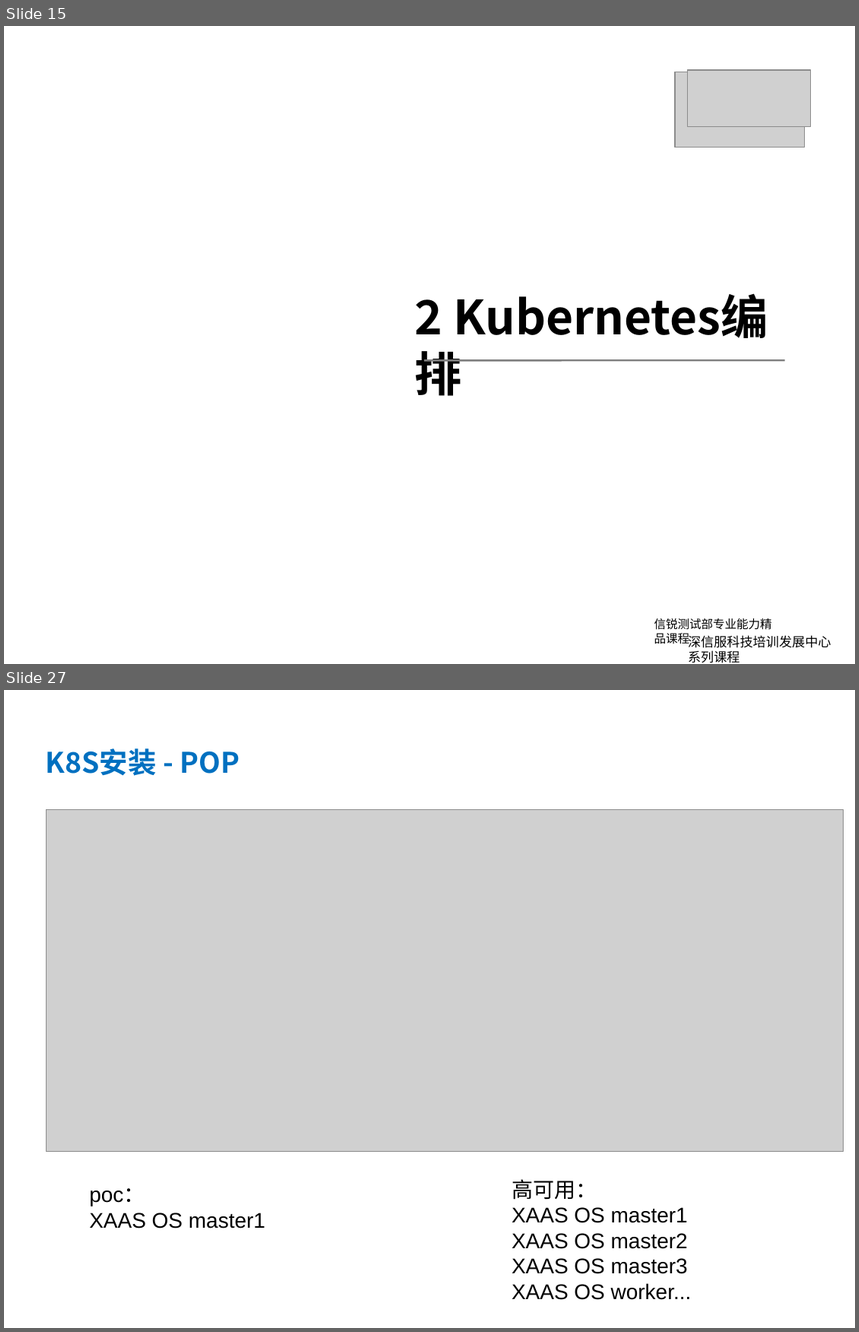
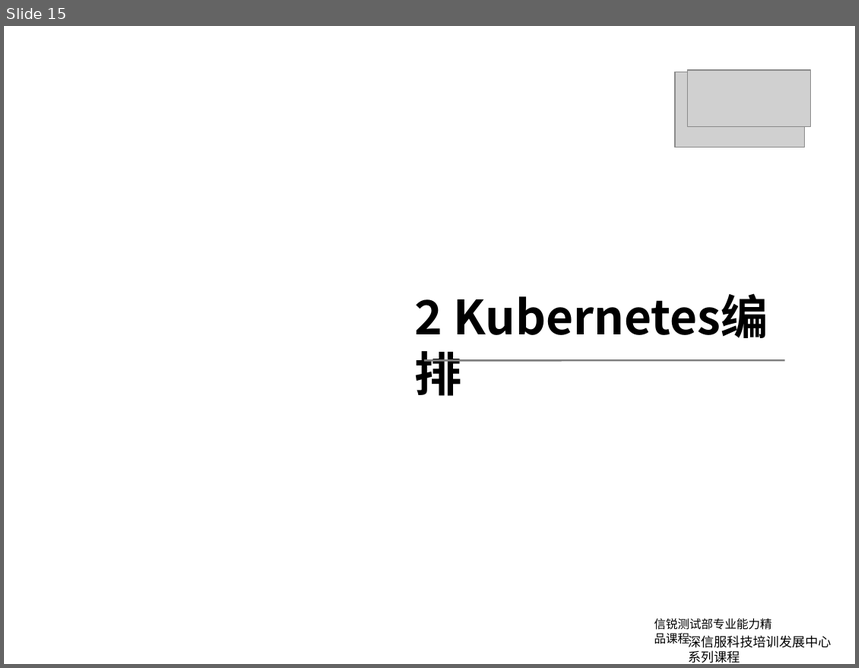
Before and after one commit to yubowen0525/k8s_from_basic_to_advanced, a slide deck: lession2/kubernetes第二课.pptx. Shown one above the other, each under a label of ours: slides 15 and 27 before the commit, slide 15 after it; the slides between them are not shown. The pictures are 859x1332 and 859x668 pixels, drawn with LibreOffice and Linux fonts; fonts in the diff are those of the drawing; grey boxes stand for pictures; background and template pictures are left out. Boxes give left, top, right and bottom in pixels: in the first picture for what was removed or moved away, otherwise in the second. Text is boxed around its words. In the diff, an @@ line names an element or a change of style, - is before the commit and + after.

```diff
--- a/lession2/kubernetes第二课.pptx
+++ b/lession2/kubernetes第二课.pptx
@@ slide 27 removed at (4,690,855,1328), background #FFFFFF @@
@@ text removed at (46,749,240,776) @@
-K8S安装 - POP
@@ picture removed at (47,809,843,1151) @@
@@ text removed at (89,1189,265,1229) @@
-poc：
-XAAS OS master1
@@ text removed at (512,1179,692,1300) @@
-高可用：
-XAAS OS master1
-XAAS OS master2
-XAAS OS master3
-XAAS OS worker...
```
Also in this commit, not shown: 2 slides changed, 6 slides added, 10 other slides removed, 9 other files.
